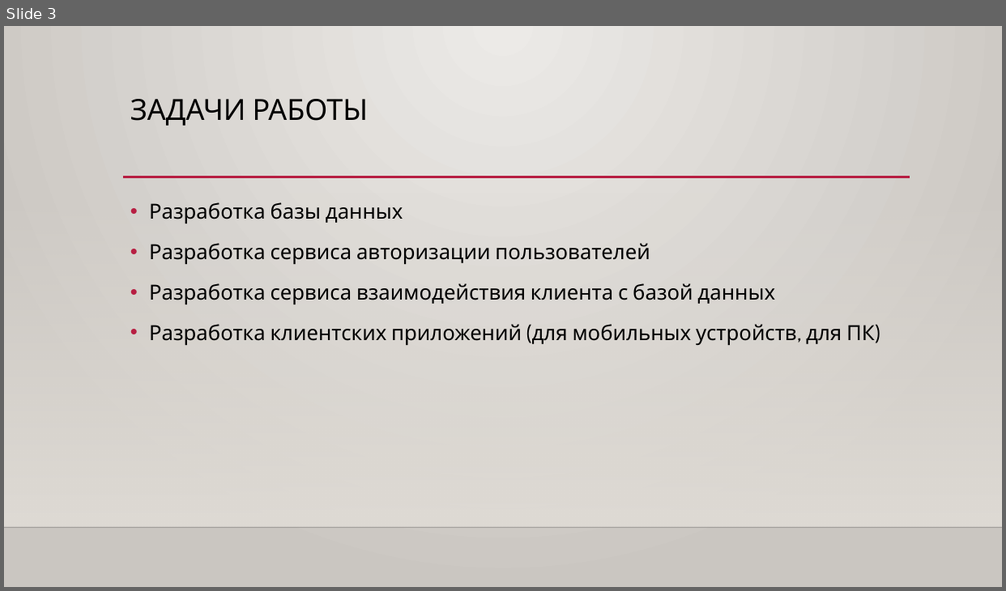
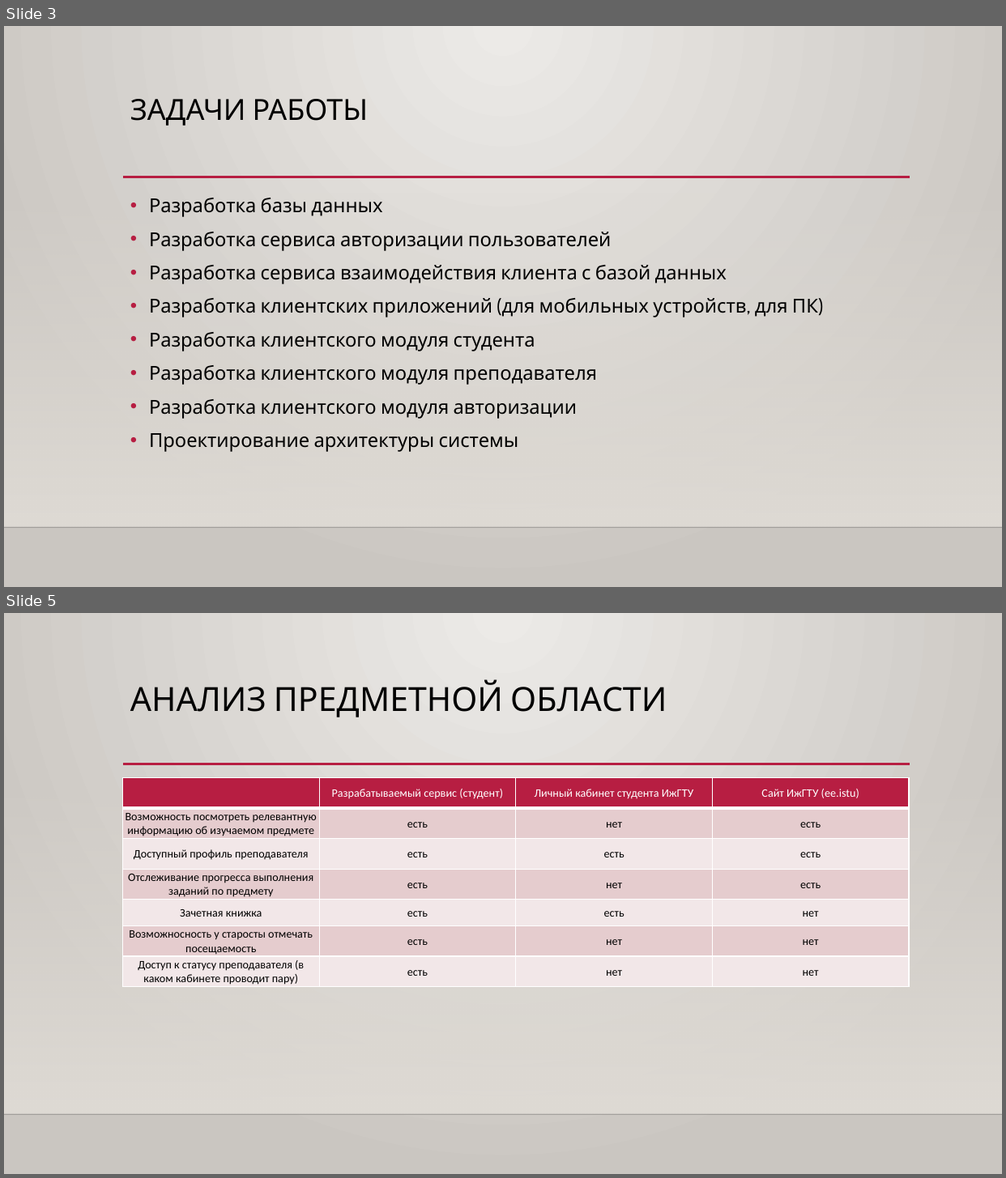
Before and after one commit to mpozdeevf/Diploma, a slide deck: Презентация ВКР Бакалавра.pptx. Shown one above the other, each under a label of ours: slide 3 before the commit, slides 3 and 5 after it; the slides between them are not shown. The pictures are 1006x591 and 1006x1178 pixels, drawn with LibreOffice and Linux fonts; fonts in the diff are those of the drawing; background and template pictures are left out. Boxes give left, top, right and bottom in pixels: in the first picture for what was removed or moved away, otherwise in the second. Text is boxed around its words. In the diff, an @@ line names an element or a change of style, - is before the commit and + after.

```diff
--- a/Презентация ВКР Бакалавра.pptx
+++ b/Презентация ВКР Бакалавра.pptx
@@ slide 5 added at <box>4,613,1002,1174</box>, background gradient #ECEAE7 to #CAC7C1; not listed: 3 template elements that a slide beside it also shows @@
@@ title added at <box>130,680,667,717</box>, 32 pt, text #000000 @@
+АНАЛИЗ ПРЕДМЕТНОЙ ОБЛАСТИ
@@ table added at <box>123,777,910,988</box>, 7 rows, 4 columns @@
+ | Разрабатываемый сервис (студент) | Личный кабинет студента ИжГТУ | Сайт ИжГТУ (ee.istu)
+Возможность посмотреть релевантную информацию об изучаемом предмете | есть | нет | есть
+Доступный профиль преподавателя | есть | есть | есть
+Отслеживание прогресса выполнения заданий по предмету | есть | нет | есть
+Зачетная книжка | есть | есть | нет
+Возможносность у старосты отмечать посещаемость | есть | нет | нет
+Доступ к статусу преподавателя (в каком кабинете проводит пару) | есть | нет | нет
@@ slide 3 changed as well @@
@@ text at <box>149,198,818,318</box>: size 20 to 18.5 pt in "Разработка базы данных", "Разработка сервиса авторизации пользователей", "Разработка сервиса взаимодействия клиента с базой данных", "Разработка клиентских приложений (для мобильных устройств, д ..."; line spacing 1.2 to 1 @@
@@ text at <box>149,332,597,452</box>: paragraphs added @@
+• Разработка клиентского модуля студента
+• Разработка клиентского модуля преподавателя
+• Разработка клиентского модуля авторизации
+• Проектирование архитектуры системы
```
Also in this commit, not shown: 3 other slides changed, 2 other slides added, 1 slide removed, 8 other files.
